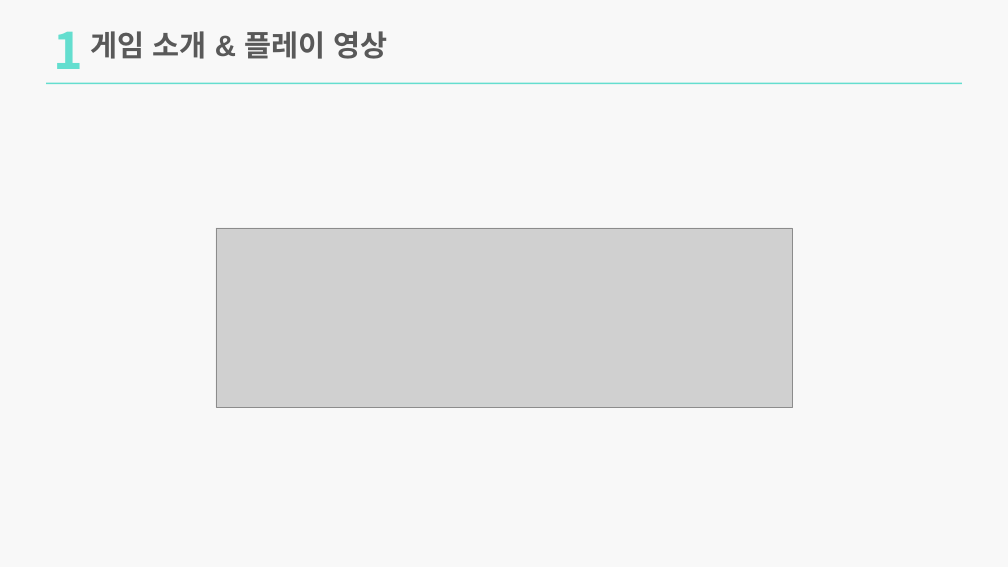
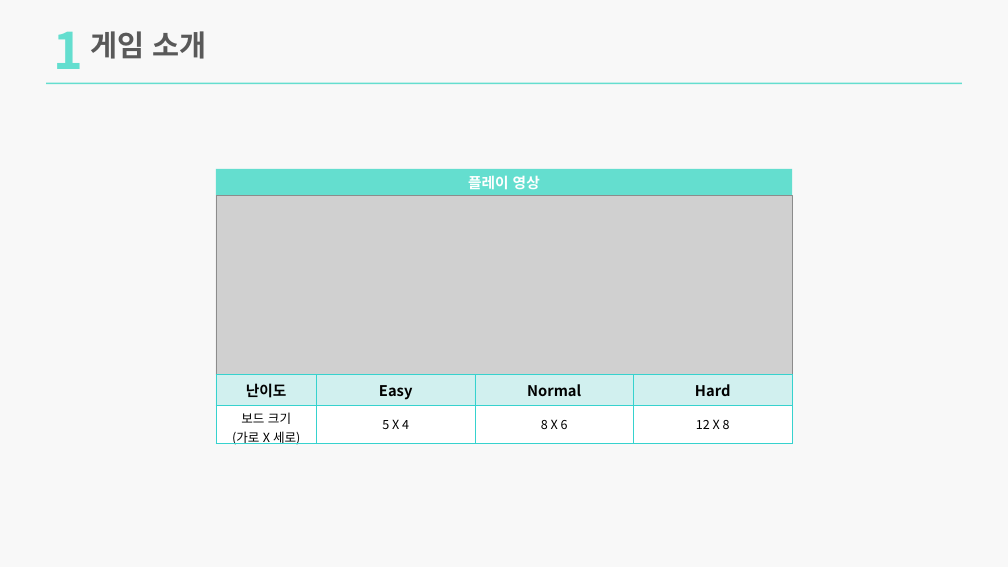
Before and after one commit to lim7635/MatchCard, a slide deck: slide 5 of MatchCard.pptx. Drawn at 1008x567 pixels with LibreOffice and Linux fonts; fonts in the diff are those of the drawing; grey boxes stand for pictures. Boxes give left, top, right and bottom in pixels: in the first picture for what was removed or moved away, otherwise in the second. Text is boxed around its words. In the diff, an @@ line names an element or a change of style, - is before the commit and + after.

```diff
--- a/MatchCard.pptx
+++ b/MatchCard.pptx
@@ text at box(90, 31, 207, 59): text changed @@
-게임 소개 & 플레이 영상
+게임 소개
@@ rectangle added at box(216, 169, 792, 196), fill #64DECF @@
@@ text added at box(468, 175, 540, 190), 14 pt, text #FFFFFF, bold @@
+플레이 영상
@@ picture: place and size @@
-picture at box(216, 228, 792, 408)
+picture at box(216, 195, 792, 374)
@@ table added at box(216, 375, 793, 449), 2 rows, 4 columns @@
+난이도 | Easy | Normal | Hard
+보드 크기 / (가로 X 세로) | 5 X 4 | 8 X 6 | 12 X 8
```
Also in this commit, not shown: 9 other slides changed, 8 other files.
